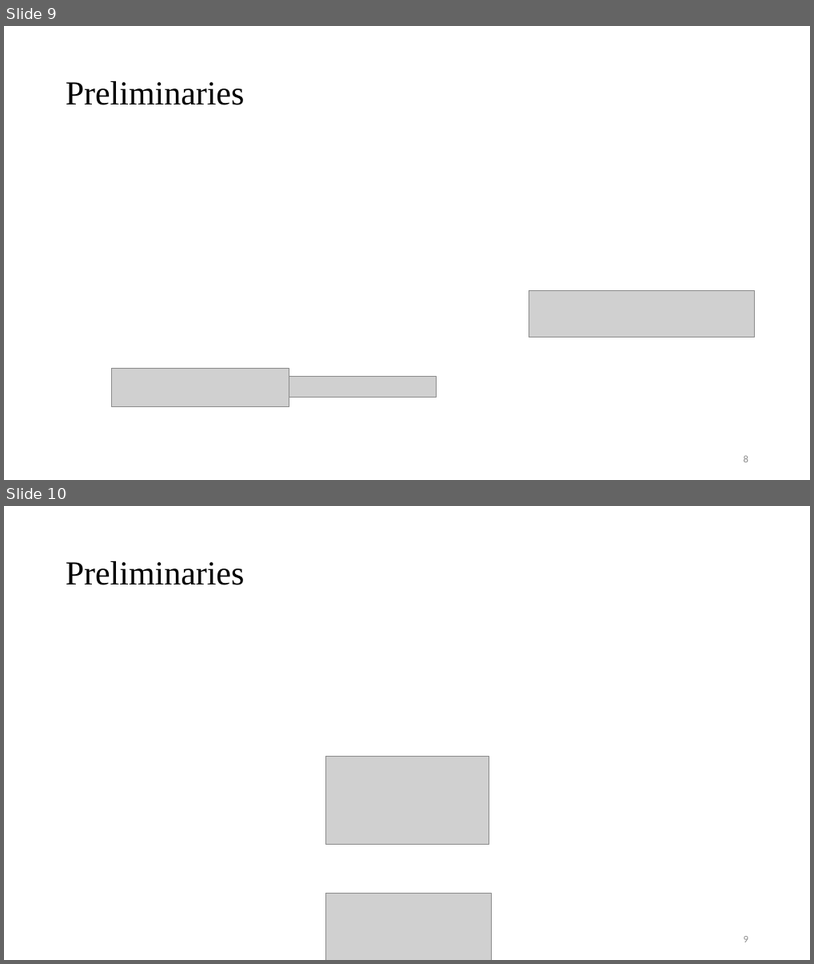
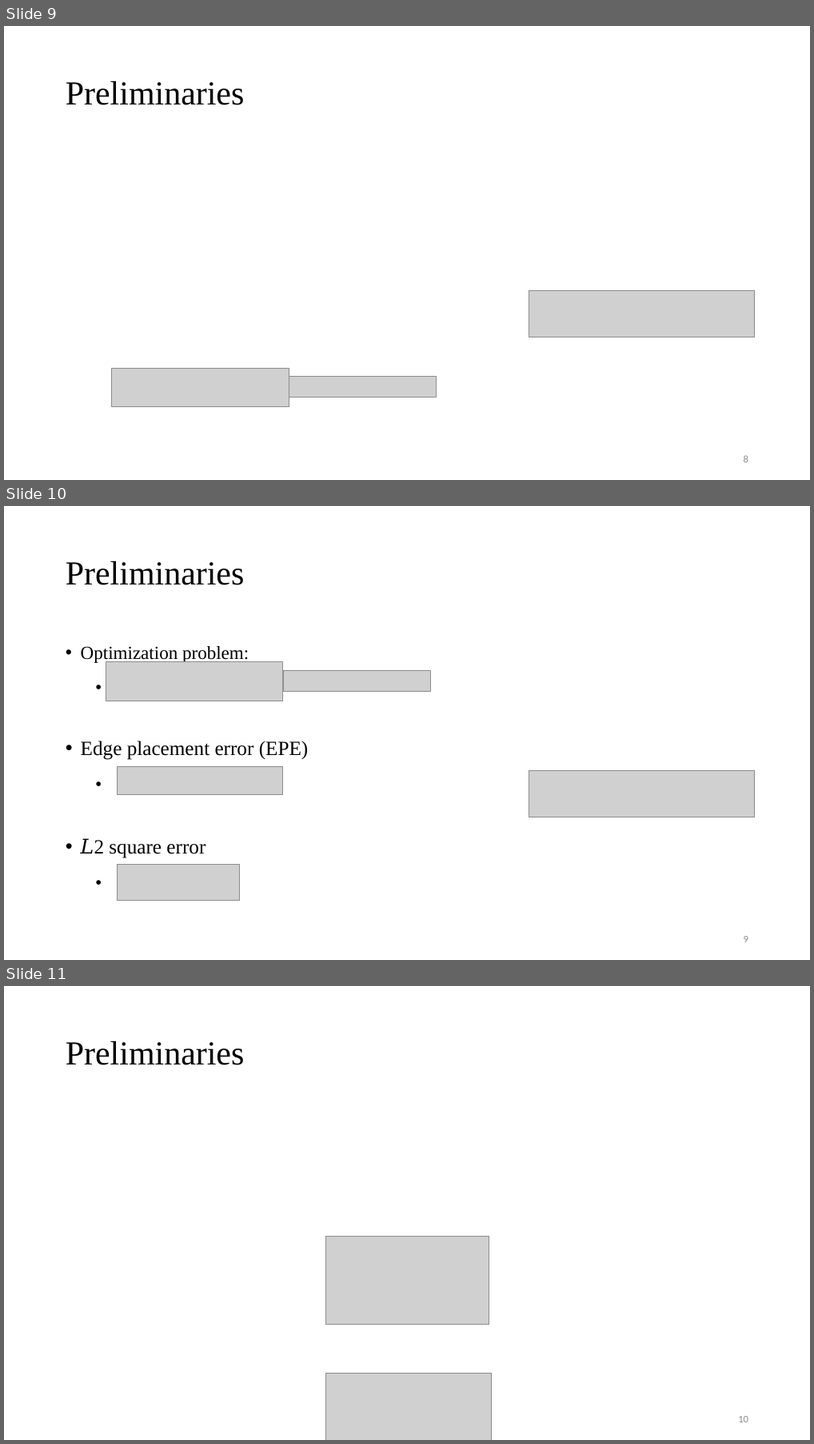
Before and after one commit to Pacific-Feng-Studuies/Studied-Papers, a slide deck: DAC2024/KOSIM/KOSIM A Knowledge-oriented Derivative-free Subspace Method Based on Inexact Model for Inverse Lithography Problems.pptx. Shown one above the other, each under a label of ours: slides 9 and 10 before the commit, slides 9, 10 and 11 after it. The pictures are 814x964 and 814x1444 pixels, drawn with LibreOffice and Linux fonts; fonts in the diff are those of the drawing; grey boxes stand for pictures. Boxes give left, top, right and bottom in pixels: in the first picture for what was removed or moved away, otherwise in the second. Text is boxed around its words. In the diff, an @@ line names an element or a change of style, - is before the commit and + after.

```diff
--- a/DAC2024/KOSIM/KOSIM A Knowledge-oriented Derivative-free Subspace Method Based on Inexact Model for Inverse Lithography Problems.pptx
+++ b/DAC2024/KOSIM/KOSIM A Knowledge-oriented Derivative-free Subspace Method Based on Inexact Model for Inverse Lithography Problems.pptx
@@ slide 10 added at box(4, 506, 810, 960), background #FFFFFF @@
@@ title added at box(66, 561, 245, 585), 40 pt, text #000000 @@
+Preliminaries
@@ text added at box(81, 646, 309, 858), 24 pt, text #000000 @@
+• Optimization problem:
+• Edge placement error (EPE)
+• 𝐿2 square error
@@ picture added at box(106, 662, 283, 700) @@
@@ picture added at box(283, 671, 431, 691) @@
@@ picture added at box(117, 767, 283, 794) @@
@@ picture added at box(529, 771, 754, 817) @@
@@ picture added at box(117, 864, 240, 900) @@
@@ page number added at box(744, 936, 749, 942), 12 pt, text #8C8C8C @@
+9
@@ what was slide 10 is now slide 11 @@
@@ page number at box(738, 1416, 749, 1422): text changed @@
-9
+10
```
Also in this commit, not shown: 2 slides changed, 5 other slides added, 1 slide removed, 5 other files.
